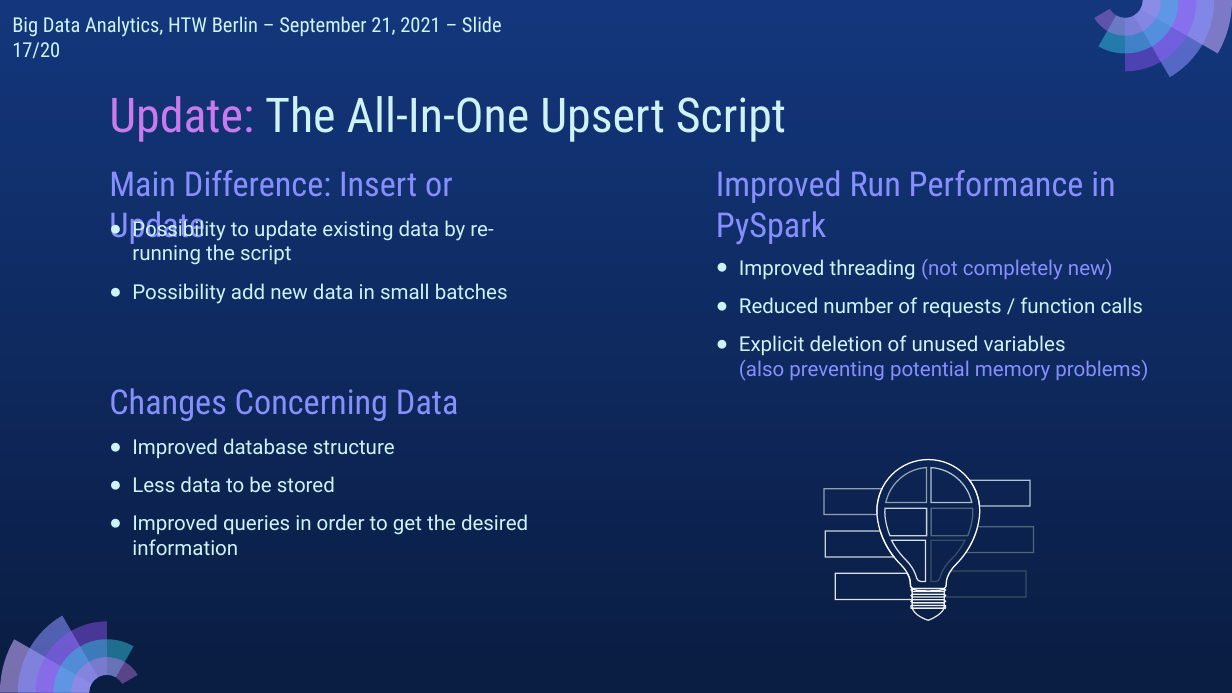
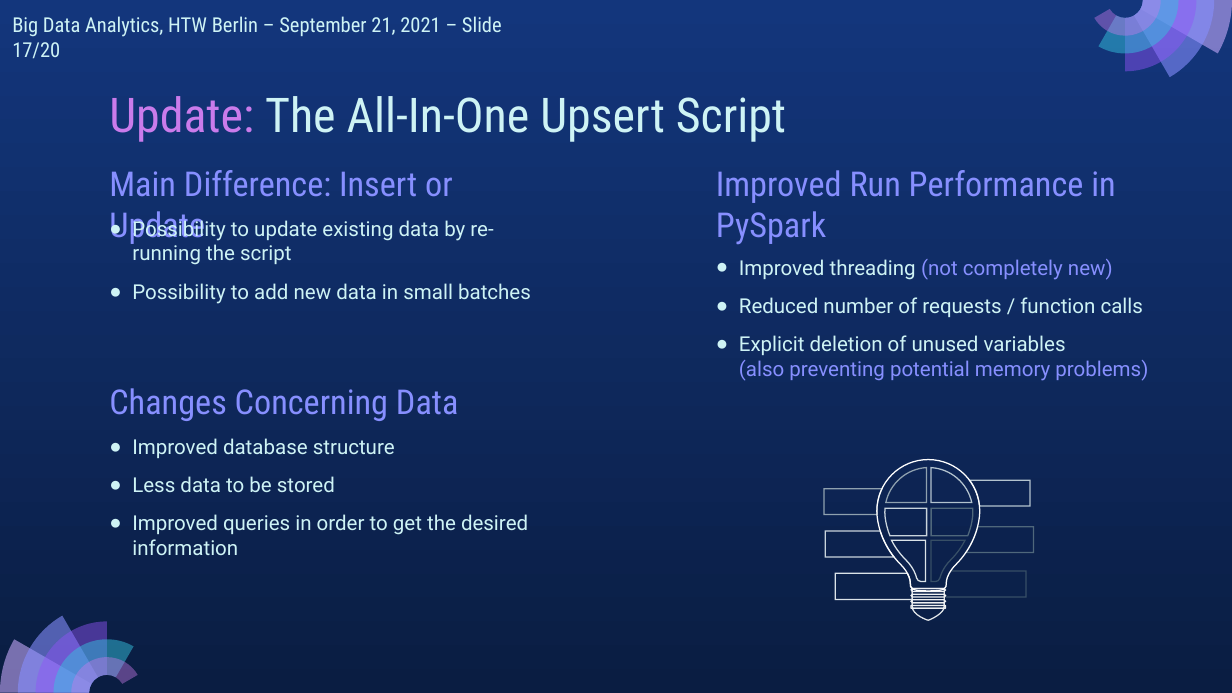
Before and after one commit to FFCA/bda-gr4-domains-analysis, a slide deck: slide 17 of presentation.pptx. Drawn at 1232x693 pixels with LibreOffice and Linux fonts; fonts in the diff are those of the drawing. Boxes give left, top, right and bottom in pixels: in the first picture for what was removed or moved away, otherwise in the second. Text is boxed around its words. In the diff, an @@ line names an element or a change of style, - is before the commit and + after.

```diff
--- a/presentation.pptx
+++ b/presentation.pptx
@@ text at (132, 283, 531, 304): text changed @@
-● Possibility add new data in small batches
+● Possibility to add new data in small batches
```
